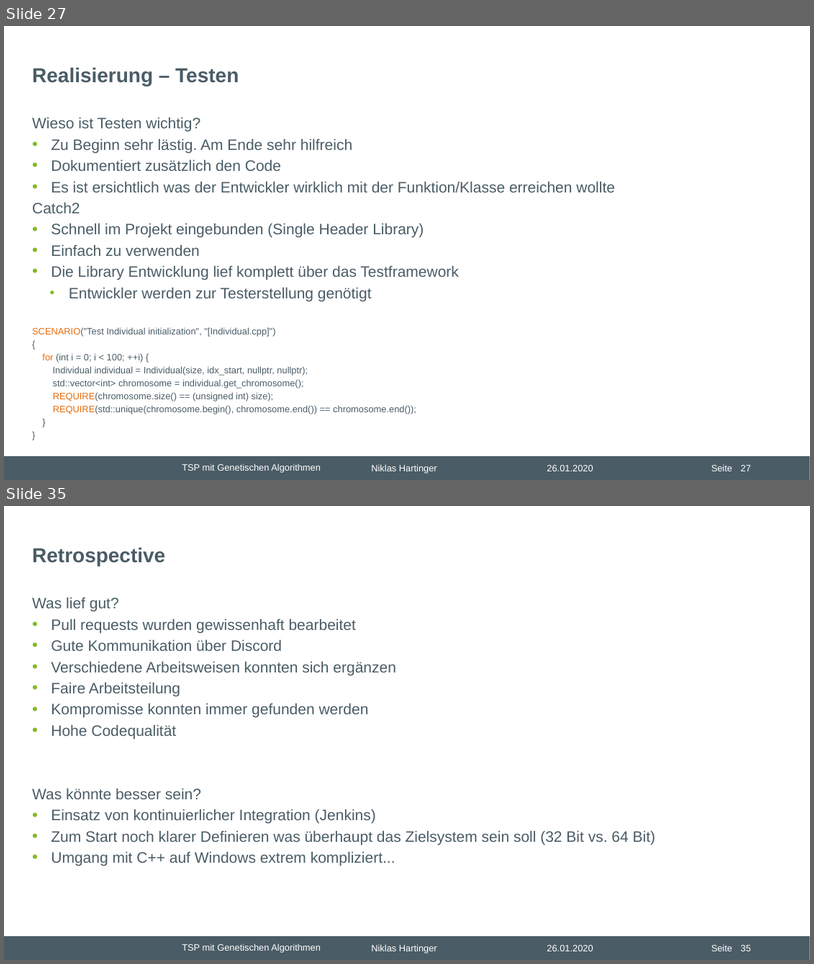
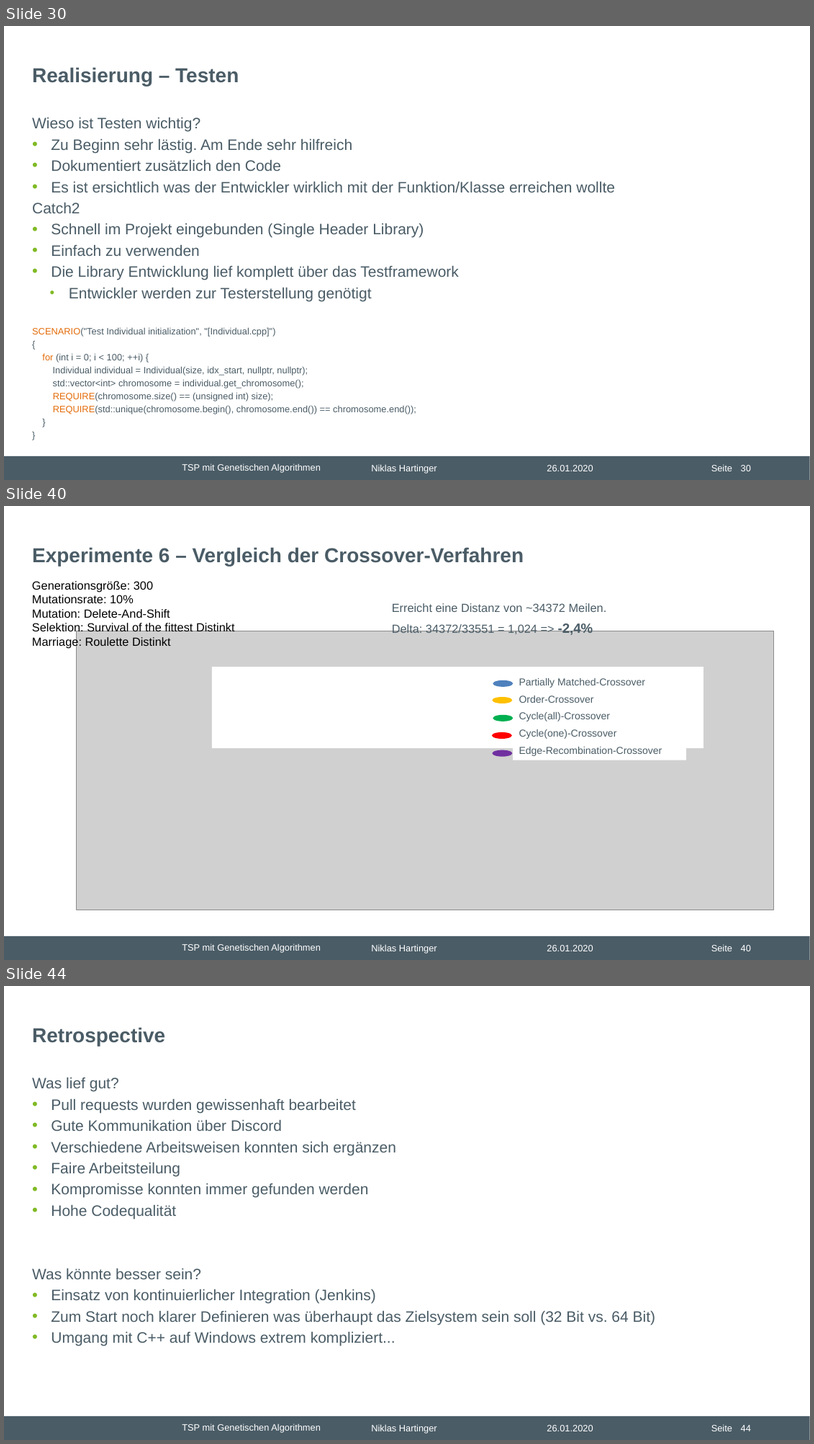
Before and after one commit to nhrt/Genetic-Algorithms, a slide deck: Projektvortrag/Präsentation Projektvortrag.pptx. Shown one above the other, each under a label of ours: slides 27 and 35 before the commit, slides 30, 40 and 44 after it; the slides between them are not shown. The pictures are 814x964 and 814x1444 pixels, drawn with LibreOffice and Linux fonts; fonts in the diff are those of the drawing; grey boxes stand for pictures; background and template pictures are left out. Boxes give left, top, right and bottom in pixels: in the first picture for what was removed or moved away, otherwise in the second. Text is boxed around its words. In the diff, an @@ line names an element or a change of style, - is before the commit and + after.

```diff
--- a/Projektvortrag/Präsentation Projektvortrag.pptx
+++ b/Projektvortrag/Präsentation Projektvortrag.pptx
@@ slide 40 added at [4,506,810,960], background #FFFFFF; not listed: 6 template elements that a slide beside it also shows @@
@@ title added at [32,547,524,566], 24 pt, text #4A5C66, bold @@
+Experimente 6 – Vergleich der Crossover-Verfahren
@@ text added at [32,581,235,649], 14 pt, text #000000 @@
+Generationsgröße: 300
+Mutationsrate: 10%
+Mutation: Delete-And-Shift
+Selektion: Survival of the fittest Distinkt
+Marriage: Roulette Distinkt
@@ text added at [392,603,607,635], 14 pt, text #4A5C66 @@
+Erreicht eine Distanz von ~34372 Meilen.
+Delta: 34372/33551 = 1,024 => -2,4%
@@ picture added at [77,631,774,909] @@
@@ rectangle added at [212,667,704,748], fill #FFFFFF @@
@@ rectangle added at [513,672,687,760], fill #FFFFFF, 12 pt, text #4A5C66 @@
+Partially Matched-Crossover
+Order-Crossover
+Cycle(all)-Crossover
+Cycle(one)-Crossover
+Edge-Recombination-Crossover
@@ ellipse added at [493,697,513,703], fill #FFC000 @@
@@ ellipse added at [494,680,513,687], fill #4F81BD @@
@@ ellipse added at [494,715,513,721], fill #00B050 @@
@@ ellipse added at [492,732,512,739], fill #FF0000 @@
@@ ellipse added at [493,750,513,757], fill #7030A0 @@
@@ what was slide 27 is now slide 30 @@
@@ page number at [741,464,751,471]: text changed @@
-27
+30
@@ what was slide 35 is now slide 44 @@
@@ page number at [741,1424,751,1431]: text changed @@
-35
+44
```
Also in this commit, not shown: 12 slides changed, 16 other slides added, 6 slides removed, 14 other files.
